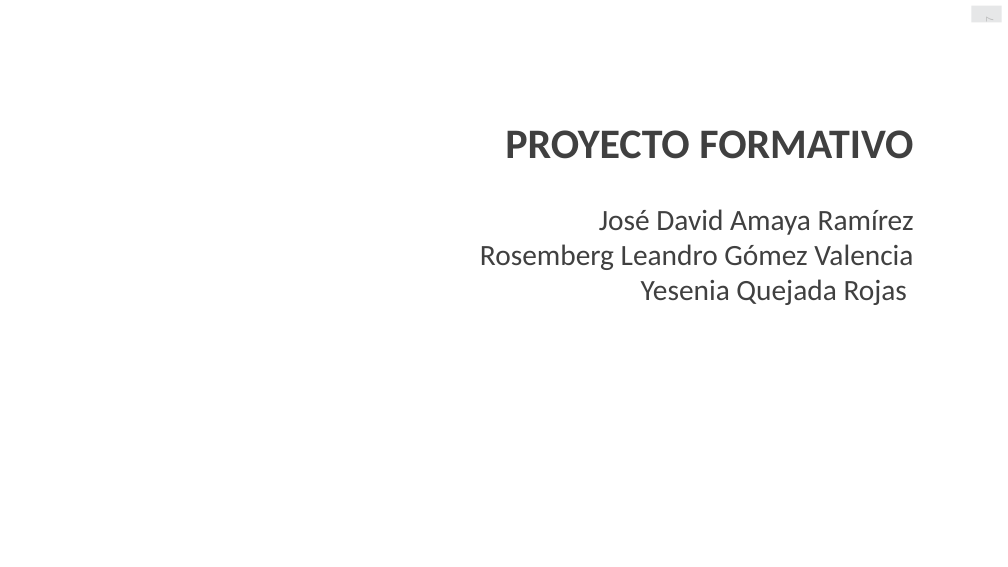
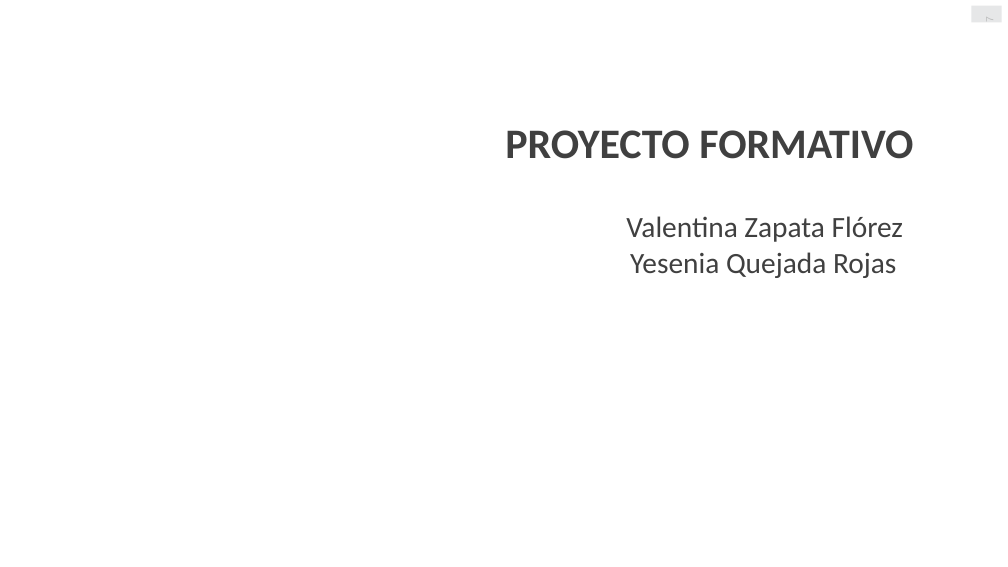
Before and after one commit to yeseniaquejada/SERVICE_MARKET, a slide deck: slide 1 of PROYECTO FORMATIVO.pptx. Drawn at 1008x567 pixels with LibreOffice and Linux fonts; fonts in the diff are those of the drawing; background and template pictures are left out. Boxes give left, top, right and bottom in pixels: in the first picture for what was removed or moved away, otherwise in the second. Text is boxed around its words. In the diff, an @@ line names an element or a change of style, - is before the commit and + after.

```diff
--- a/PROYECTO FORMATIVO.pptx
+++ b/PROYECTO FORMATIVO.pptx
@@ text "Valentina Zapata Flórez" moved from (x1=480, y1=209, x2=914, y2=305) to (x1=626, y1=216, x2=903, y2=278) @@
@@ text at (x1=626, y1=216, x2=903, y2=242): text changed @@
-José David Amaya Ramírez
-Rosemberg Leandro Gómez Valencia
+Valentina Zapata Flórez
```
Also in this commit, not shown: 3 other slides changed, 2 slides added, 4 slides removed, 1 other file.
